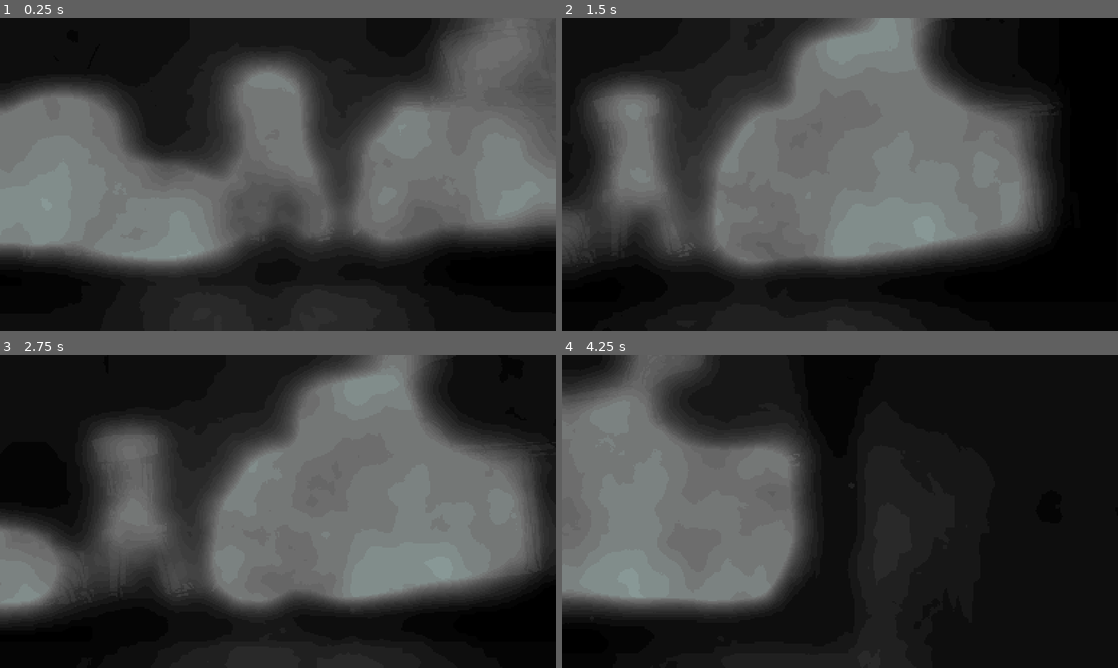
Above: before the commit, frames 1-4 (two rows, left to right).
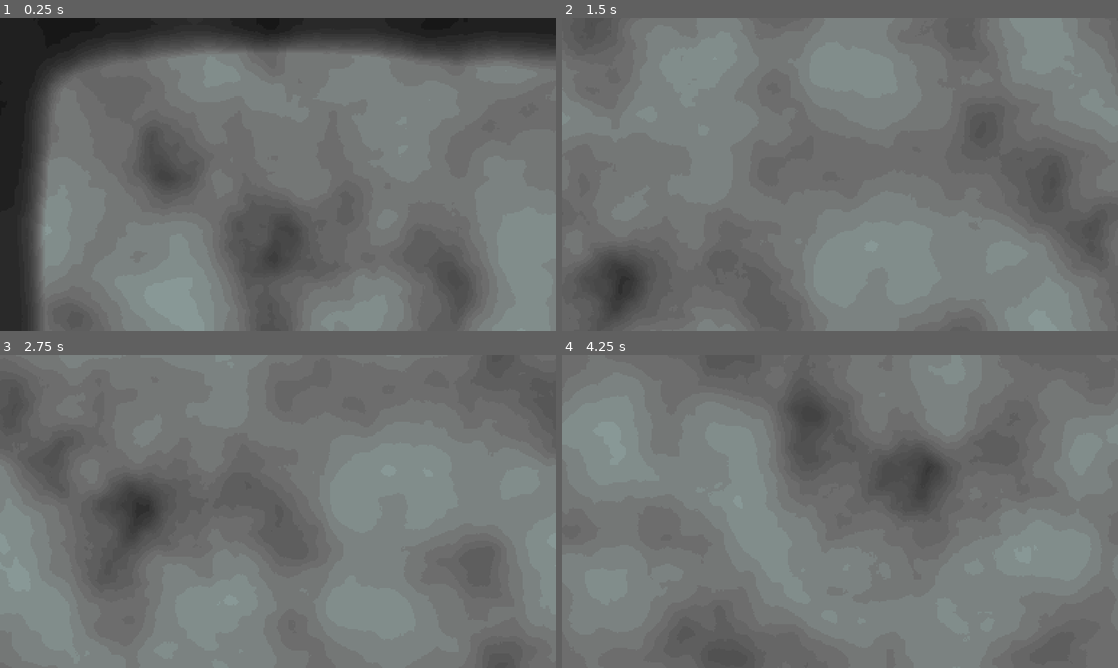
Above: after the commit, the same moments.

Repository: LemurRobot/retina
Game: Godot game, scene res://Scenes/game_world.tscn
The game is run twice, just before and just after one commit, with the same random seed, the same clock (stepped at 60 frames per second) and the same inputs.
Inputs:
- Up to frame 1 (0.25 s): no input
- Up to frame 2 (1.5 s): tap Enter (ui_accept) at 0.5, 0.77 s; hold Z (main_press) 0.53-1.28 s; hold Right (ui_right) from 0.53 s (still down); tap Z (main_press) at 1.35 s
- Up to frame 3 (2.75 s): tap Enter (ui_accept) at 1.52 s; release Right (ui_right) at 2.03 s; hold Left (ui_left) from 2.03 s (still down); hold Z (main_press) from 2.03 s (still down)
- Up to frame 4 (4.25 s): release Left (ui_left) at 2.78 s; release Z (main_press) at 2.78 s; hold Right (ui_right) from 2.78 s (still down); tap Z (main_press) at 2.85 s; tap Enter (ui_accept) at 3.02, 3.77 s; hold Z (main_press) from 3.53 s (still down)

The runs differ from the first frame. In frame 1, 59% of the frame differs, in the area x 0-100%, y 0-100%; in frame 2, 67%; in frame 3, 70%; in frame 4, 79%.

Commit message:
Added full level

Diff:
--- /dev/null
+++ b/Scenes/canvas_modulate.gd
@@ -0,0 +1,11 @@
+extends CanvasModulate
+
+
+# Called when the node enters the scene tree for the first time.
+func _ready() -> void:
+	show()
+
+
+# Called every frame. 'delta' is the elapsed time since the previous frame.
+func _process(delta: float) -> void:
+	pass
--- a/Scenes/game_world.tscn
+++ b/Scenes/game_world.tscn
@@ -8,10 +8,9 @@
 [ext_resource type="Texture2D" uid="uid://cqwwe7ryqdvch" path="res://Sprites/bottom_noise.tres" id="5_rr1si"]
 [ext_resource type="AudioStream" uid="uid://33klodafx2oc" path="res://Sounds/aFamiliarRoom_2.wav" id="6_f1ejf"]
 [ext_resource type="Texture2D" uid="uid://bt7rlb56105pb" path="res://Sprites/top_noise.tres" id="6_xqdar"]
-[ext_resource type="Texture2D" uid="uid://c1ui7wguduikv" path="res://Sprites/area1.webp" id="9_rr1si"]
-[ext_resource type="Shader" uid="uid://crbl34jg50ks6" path="res://Scripts/static.gdshader" id="10_xnm3i"]
-[ext_resource type="Texture2D" uid="uid://chj660ycih76y" path="res://Sprites/area1lumen.png" id="10_xqdar"]
-[ext_resource type="Script" uid="uid://da06akhoahdek" path="res://Scripts/fallthrough_platform.gd" id="12_l855d"]
+[ext_resource type="Texture2D" uid="uid://b652iyb7bttmy" path="res://Sprites/FullRoom_V2.webp" id="9_rr1si"]
+[ext_resource type="Script" uid="uid://b2wb6gctvo5lv" path="res://Scenes/canvas_modulate.gd" id="9_xqdar"]
+[ext_resource type="Texture2D" uid="uid://c1ui7wguduikv" path="res://Sprites/area1.webp" id="11_xnm3i"]
 
 [sub_resource type="ShaderMaterial" id="ShaderMaterial_opcc2"]
 shader = ExtResource("1_alii3")
@@ -39,21 +38,6 @@
 [sub_resource type="TileSet" id="TileSet_s45dl"]
 physics_layer_0/collision_layer = 1
 sources/0 = SubResource("TileSetAtlasSource_bvgre")
-
-[sub_resource type="FastNoiseLite" id="FastNoiseLite_00aki"]
-noise_type = 3
-frequency = 0.5
-fractal_type = 0
-fractal_octaves = 1
-fractal_gain = 0.0
-
-[sub_resource type="NoiseTexture2D" id="NoiseTexture2D_l855d"]
-noise = SubResource("FastNoiseLite_00aki")
-
-[sub_resource type="ShaderMaterial" id="ShaderMaterial_xnm3i"]
-shader = ExtResource("10_xnm3i")
-shader_parameter/noise = SubResource("NoiseTexture2D_l855d")
-shader_parameter/direction = Vector2(5, 5)
 
 [sub_resource type="Environment" id="Environment_qjw6e"]
 background_mode = 3
@@ -103,139 +87,38 @@
 volume_db = -4.0
 autoplay = true
 
-[node name="Area1" type="Node2D" parent="." unique_id=1800117034]
-
-[node name="Area1Background" type="Sprite2D" parent="Area1" unique_id=1937416278]
-z_index = -1
-position = Vector2(-15, -155)
-texture = ExtResource("9_rr1si")
-
-[node name="Area1Background2" type="Sprite2D" parent="Area1" unique_id=813232695]
-modulate = Color(107.12631, 107.12631, 107.12631, 1)
-z_index = -1
-material = SubResource("ShaderMaterial_xnm3i")
-position = Vector2(-15, -155)
-texture = ExtResource("10_xqdar")
-
-[node name="StaticBody2D" type="StaticBody2D" parent="Area1" unique_id=1879686028]
-
-[node name="CollisionPolygon2D" type="CollisionPolygon2D" parent="Area1/StaticBody2D" unique_id=44224731]
-polygon = PackedVector2Array(-361, -297, -336, -297, -319, 6, -307, 26, 309, -13, 293, -204, 293, -273, 329, -278, 328, 31, -361, 32)
-
-[node name="Book1" type="StaticBody2D" parent="Area1" unique_id=2048873725]
-visible = false
-script = ExtResource("12_l855d")
-
-[node name="CollisionPolygon2D" type="CollisionPolygon2D" parent="Area1/Book1" unique_id=1807038547]
-visible = false
-polygon = PackedVector2Array(63, -1, 62, -12, 106, -15, 106, -4)
-one_way_collision = true
-
-[node name="Book2" type="StaticBody2D" parent="Area1" unique_id=1169015566]
-visible = false
-script = ExtResource("12_l855d")
-
-[node name="CollisionPolygon2D" type="CollisionPolygon2D" parent="Area1/Book2" unique_id=1308077725]
-visible = false
-position = Vector2(1, -13)
-polygon = PackedVector2Array(63, -1, 62, -12, 106, -15, 106, -4)
-one_way_collision = true
-
-[node name="Book3" type="StaticBody2D" parent="Area1" unique_id=909117876]
-visible = false
-script = ExtResource("12_l855d")
-
-[node name="CollisionPolygon2D" type="CollisionPolygon2D" parent="Area1/Book3" unique_id=879432224]
-position = Vector2(-1, -25)
-polygon = PackedVector2Array(67, -1, 64, -12, 106, -15, 106, -4)
-one_way_collision = true
-
-[node name="Book4" type="StaticBody2D" parent="Area1" unique_id=1523269267]
-visible = false
-script = ExtResource("12_l855d")
-
-[node name="CollisionPolygon2D" type="CollisionPolygon2D" parent="Area1/Book4" unique_id=2016677755]
-position = Vector2(-4, -34)
-polygon = PackedVector2Array(63, -1, 62, -12, 106, -15, 106, -4)
-one_way_collision = true
-
-[node name="Book5" type="StaticBody2D" parent="Area1" unique_id=528278214]
-visible = false
-script = ExtResource("12_l855d")
-
-[node name="CollisionPolygon2D" type="CollisionPolygon2D" parent="Area1/Book5" unique_id=900412778]
-position = Vector2(1, -44)
-polygon = PackedVector2Array(68, -2, 67, -9, 106, -12, 106, -4)
-one_way_collision = true
-
-[node name="Book6" type="StaticBody2D" parent="Area1" unique_id=1427331115]
-visible = false
-script = ExtResource("12_l855d")
-
-[node name="CollisionPolygon2D" type="CollisionPolygon2D" parent="Area1/Book6" unique_id=1045273252]
-position = Vector2(-10, -50)
-polygon = PackedVector2Array(63, -1, 62, -12, 106, -15, 106, -4)
-one_way_collision = true
-
-[node name="Book7" type="StaticBody2D" parent="Area1" unique_id=1339651490]
-visible = false
-script = ExtResource("12_l855d")
-
-[node name="CollisionPolygon2D" type="CollisionPolygon2D" parent="Area1/Book7" unique_id=579533794]
-position = Vector2(-1, -60)
-polygon = PackedVector2Array(67, -2, 66, -12, 96, -14, 98, -4)
-one_way_collision = true
-
-[node name="Desk" type="StaticBody2D" parent="Area1" unique_id=1005491899]
-visible = false
-script = ExtResource("12_l855d")
-
-[node name="CollisionPolygon2D" type="CollisionPolygon2D" parent="Area1/Desk" unique_id=14709306]
-position = Vector2(11, -81)
-polygon = PackedVector2Array(66, -5, 66, -12, 278, -23, 278, -18)
-one_way_collision = true
-
-[node name="Chair" type="StaticBody2D" parent="Area1" unique_id=827274859]
-visible = false
-script = ExtResource("12_l855d")
-
-[node name="CollisionPolygon2D" type="CollisionPolygon2D" parent="Area1/Chair" unique_id=746899362]
-position = Vector2(-92, -33)
-polygon = PackedVector2Array(66, -5, 66, -12, 110, -17, 112, -8)
-one_way_collision = true
-
-[node name="TV1" type="StaticBody2D" parent="Area1" unique_id=983482743]
-visible = false
-script = ExtResource("12_l855d")
-
-[node name="CollisionPolygon2D" type="CollisionPolygon2D" parent="Area1/TV1" unique_id=809946593]
-position = Vector2(-292, -27)
-polygon = PackedVector2Array(66, -5, 66, -12, 137, -23, 139, -16)
-one_way_collision = true
-
-[node name="TV2" type="StaticBody2D" parent="Area1" unique_id=755811639]
-visible = false
-script = ExtResource("12_l855d")
-
-[node name="CollisionPolygon2D" type="CollisionPolygon2D" parent="Area1/TV2" unique_id=1679101109]
-position = Vector2(-265, -77)
-polygon = PackedVector2Array(76, -6, 73, -18, 137, -23, 139, -16)
-one_way_collision = true
-
-[node name="TV3" type="StaticBody2D" parent="Area1" unique_id=1670523614]
-visible = false
-script = ExtResource("12_l855d")
-
-[node name="CollisionPolygon2D" type="CollisionPolygon2D" parent="Area1/TV3" unique_id=1087455376]
-position = Vector2(-194, -22)
-polygon = PackedVector2Array(75, -9, 73, -18, 131, -21, 135, -13)
-one_way_collision = true
-
 [node name="DirectionalLight2D" type="DirectionalLight2D" parent="." unique_id=1756101651]
 energy = 0.0
 
 [node name="CanvasModulate" type="CanvasModulate" parent="." unique_id=2095264226]
+visible = false
 color = Color(0.033853278, 0.033853278, 0.033853274, 1)
+script = ExtResource("9_xqdar")
 
 [node name="WorldEnvironment" type="WorldEnvironment" parent="." unique_id=1840479082]
 environment = SubResource("Environment_qjw6e")
+
+[node name="World" type="Node2D" parent="." unique_id=83188096]
+
+[node name="LevelTexture" type="Node2D" parent="World" unique_id=1140492094]
+
+[node name="Sprite2D" type="Sprite2D" parent="World/LevelTexture" unique_id=398981026]
+z_index = -1
+position = Vector2(1323.7999, 472.29993)
+scale = Vector2(2.35, 2.35)
+texture = ExtResource("9_rr1si")
+
+[node name="StaticBody2D" type="StaticBody2D" parent="World/LevelTexture" unique_id=1556669009]
+position = Vector2(758.7999, 276.29993)
+
+[node name="CollisionPolygon2D" type="CollisionPolygon2D" parent="World/LevelTexture/StaticBody2D" unique_id=59456299]
+position = Vector2(565, 196)
+scale = Vector2(2.35, 2.35)
+polygon = PackedVector2Array(-633, -251, -620, -261.5, 223, -260, 226, -225, 314, -224, 313, -100, 130, -100, 130, -55, 116, -55, 115, -28, 120, -23, 340, -23, 348, -32, 347, -106, 337, -105, 331, -114, 324, -226, 337, -226, 337, -262, 591, -281, 596, -122, 369, -106, 371, -13, 359, 0, 91, 0, 91, -72.5, -205.5, -72.5, -201, 97, 66, 100, 68, 143, 242, 145, 247, 113, 614, 118, 616, 279, -286, 283, -289, -71.5, -614.5, -70.5, -632, -95, -632, -250, -768, -250, -768, 449, 762, 449, 762, -424, -773, -424, -768, -252)
+
+[node name="Sprite2D2" type="Sprite2D" parent="World/LevelTexture" unique_id=622453884]
+visible = false
+position = Vector2(2209, -29)
+texture = ExtResource("11_xnm3i")
+
+[node name="Nursery" type="Node2D" parent="World/LevelTexture" unique_id=1753262171]
--- a/Scenes/player.tscn
+++ b/Scenes/player.tscn
@@ -3,6 +3,7 @@
 [ext_resource type="Script" uid="uid://bby6xe87esmd7" path="res://Scripts/player.gd" id="1_cvnsp"]
 [ext_resource type="Texture2D" uid="uid://babn483yvrsi4" path="res://Sprites/doll_spritesheet.png" id="2_cvnsp"]
 [ext_resource type="AudioStream" uid="uid://d3vnf5ynf4dqm" path="res://Sounds/footstep.mp3" id="3_6t5aa"]
+[ext_resource type="AudioStream" uid="uid://cvqcmvfyd428b" path="res://Sounds/fall.mp3" id="4_vgqql"]
 
 [sub_resource type="AtlasTexture" id="AtlasTexture_igrcy"]
 atlas = ExtResource("2_cvnsp")
@@ -210,6 +211,12 @@
 streams_count = 1
 stream_0/stream = ExtResource("3_6t5aa")
 
+[sub_resource type="AudioStreamRandomizer" id="AudioStreamRandomizer_opcc2"]
+random_pitch = 1.122462
+random_volume_offset_db = 2.0
+streams_count = 1
+stream_0/stream = ExtResource("4_vgqql")
+
 [node name="Player" type="CharacterBody2D" unique_id=693249929 groups=["player"]]
 script = ExtResource("1_cvnsp")
 
@@ -241,5 +248,9 @@
 pitch_scale = 0.92
 panning_strength = 0.0
 
+[node name="Fall" type="AudioStreamPlayer2D" parent="." unique_id=1115366295]
+stream = SubResource("AudioStreamRandomizer_opcc2")
+volume_db = -9.136
+
 [connection signal="animation_finished" from="AnimatedSprite2D" to="." method="_on_animated_sprite_2d_animation_finished"]
 [connection signal="animation_looped" from="AnimatedSprite2D" to="." method="_on_animated_sprite_2d_animation_looped"]
--- a/Scripts/camera.gd
+++ b/Scripts/camera.gd
@@ -5,7 +5,7 @@
 
 # Called when the node enters the scene tree for the first time.
 func _ready() -> void:
-	target_position = Vector2(player.position.x, player.position.y - 48)
+	target_position = Vector2(player.position.x, player.position.y - 72)
 	position = target_position
 	$CanvasLayer/PaletteShader.show()
 	pass # Replace with function body.
@@ -13,7 +13,7 @@
 
 # Called every frame. 'delta' is the elapsed time since the previous frame.
 func _process(delta: float) -> void:
-	target_position = Vector2(player.position.x + player.velocity.x * 1.0, player.position.y - 48 + player.velocity.y * 0.5)
+	target_position = Vector2(player.position.x + player.velocity.x * 1.0, player.position.y - 72 + player.velocity.y * 0.5)
 	position.x += (target_position.x - position.x) * 1.5 * delta
 	position.y += (target_position.y - position.y) * 0.8 * delta
 
--- a/Scripts/player.gd
+++ b/Scripts/player.gd
@@ -2,20 +2,27 @@
 
 var FRICTION = 15.0
 var SPEED = 160.0
-var JUMP_VELOCITY = -190.0
-var MAX_JUMP_TIME = 0.15
+var JUMP_VELOCITY = -250.0
+var MAX_JUMP_TIME = 0.1
 
 var jump_time = 0.0
 var jump_held = -0.1
 
 var setup_anim = 0
 
+var fall_speed = -1.0
+
 func _physics_process(delta: float) -> void:
 	if is_on_floor():
 		jump_time = 0.0
 		FRICTION = 15.0
+		if fall_speed > 8:
+			$Fall.volume_db = (fall_speed / 30) - 30
+			$Fall.play()
+			fall_speed = -1.0
 	else:
 		velocity += get_gravity() * delta
+		fall_speed = velocity.y
 		FRICTION = 7.5
 
 	# Handle jump.
@@ -61,7 +68,6 @@
 	if $AnimatedSprite2D.animation == "end_walk":
 		setup_anim = 0
 
-
 func _on_animated_sprite_2d_animation_looped() -> void:
 	if $AnimatedSprite2D.animation == "walk":
 		$Footstep.play()
Not shown, added: Scenes/canvas_modulate.gd.uid
Binary file added: Sprites/FullRoom_V2.webp
Not shown, added: Sprites/FullRoom_V2.webp.import
